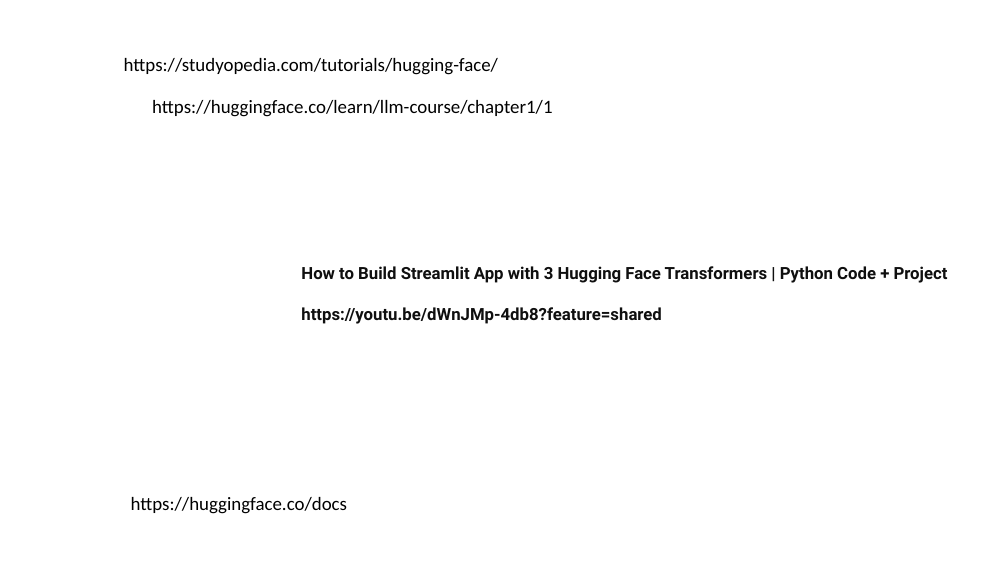
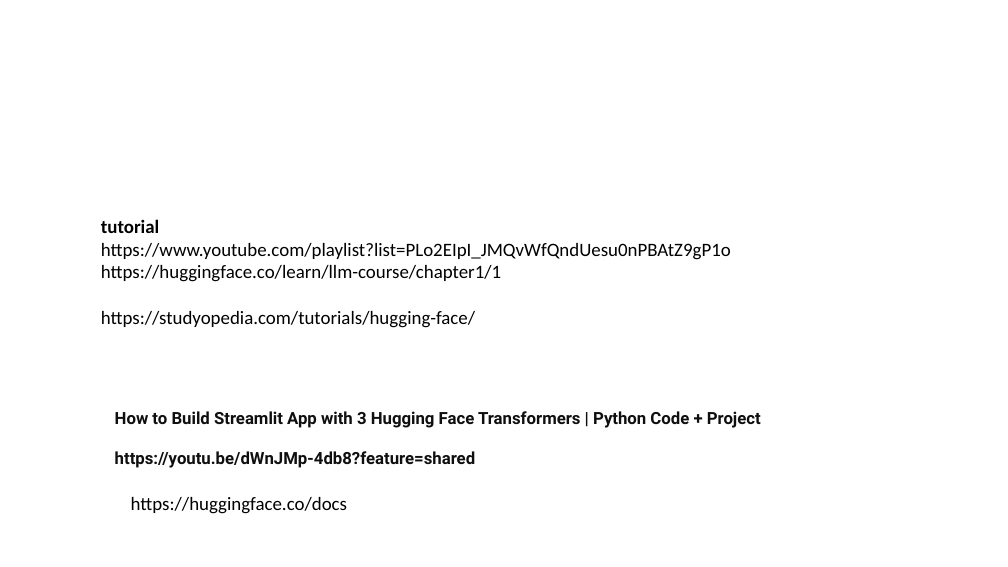
Before and after one commit to shahil04/ds_materials, a slide deck: slide 14 of 9.Deep_learning/class_17_HuggingFace.pptx (slide 5 before the commit). Drawn at 1008x567 pixels with LibreOffice and Linux fonts; fonts in the diff are those of the drawing. Boxes give left, top, right and bottom in pixels: in the first picture for what was removed or moved away, otherwise in the second. Text is boxed around its words. In the diff, an @@ line names an element or a change of style, - is before the commit and + after.

```diff
--- a/9.Deep_learning/class_17_HuggingFace.pptx
+++ b/9.Deep_learning/class_17_HuggingFace.pptx
@@ text removed at bbox=[124, 58, 498, 75] @@
-https://studyopedia.com/tutorials/hugging-face/
@@ text removed at bbox=[152, 100, 552, 117] @@
-https://huggingface.co/learn/llm-course/chapter1/1
@@ text added at bbox=[101, 219, 731, 328], 18 pt, text #000000 @@
+tutorial
+https://www.youtube.com/playlist?list=PLo2EIpI_JMQvWfQndUesu0nPBAtZ9gP1o
+https://huggingface.co/learn/llm-course/chapter1/1
+https://studyopedia.com/tutorials/hugging-face/
@@ text "How to Build Streamlit App ...": place and size @@
-text "How to Build Streamlit App ..." at bbox=[301, 266, 948, 324]
+text "How to Build Streamlit App ..." at bbox=[115, 411, 761, 468]
```
Also in this commit, not shown: 2 other slides changed, 13 slides added, 1 slide removed, 22 other files.
